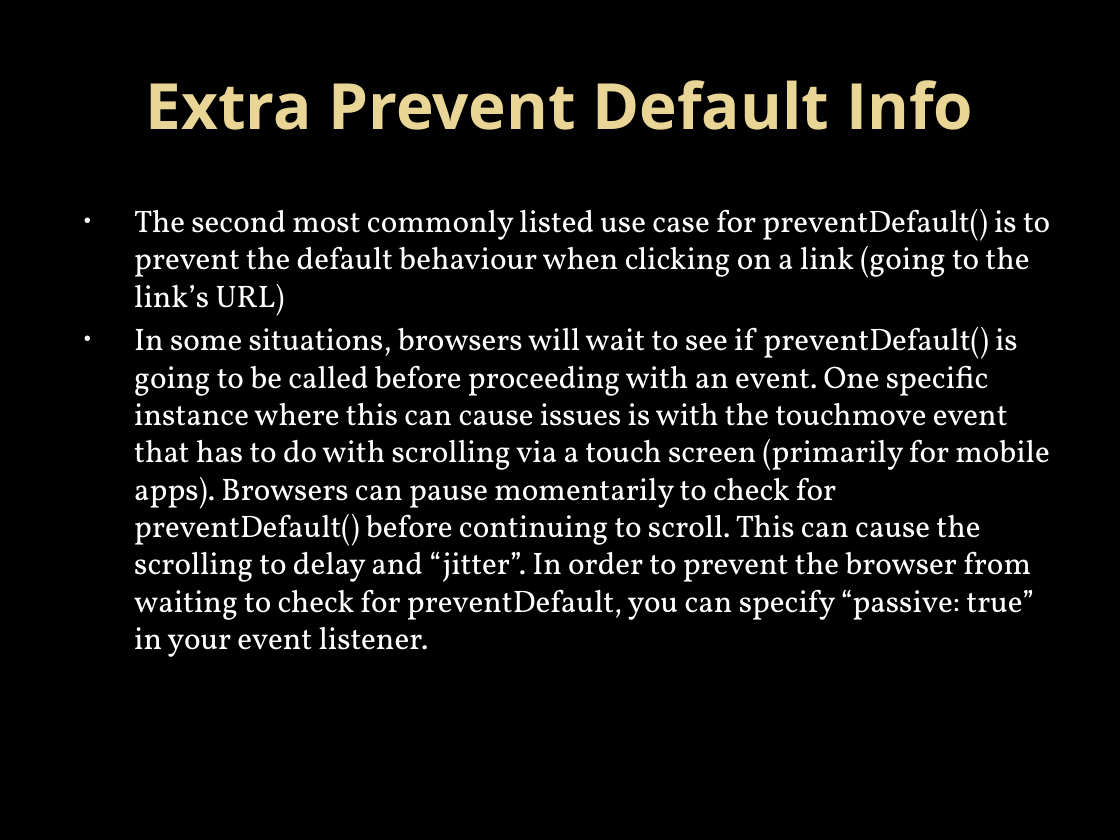
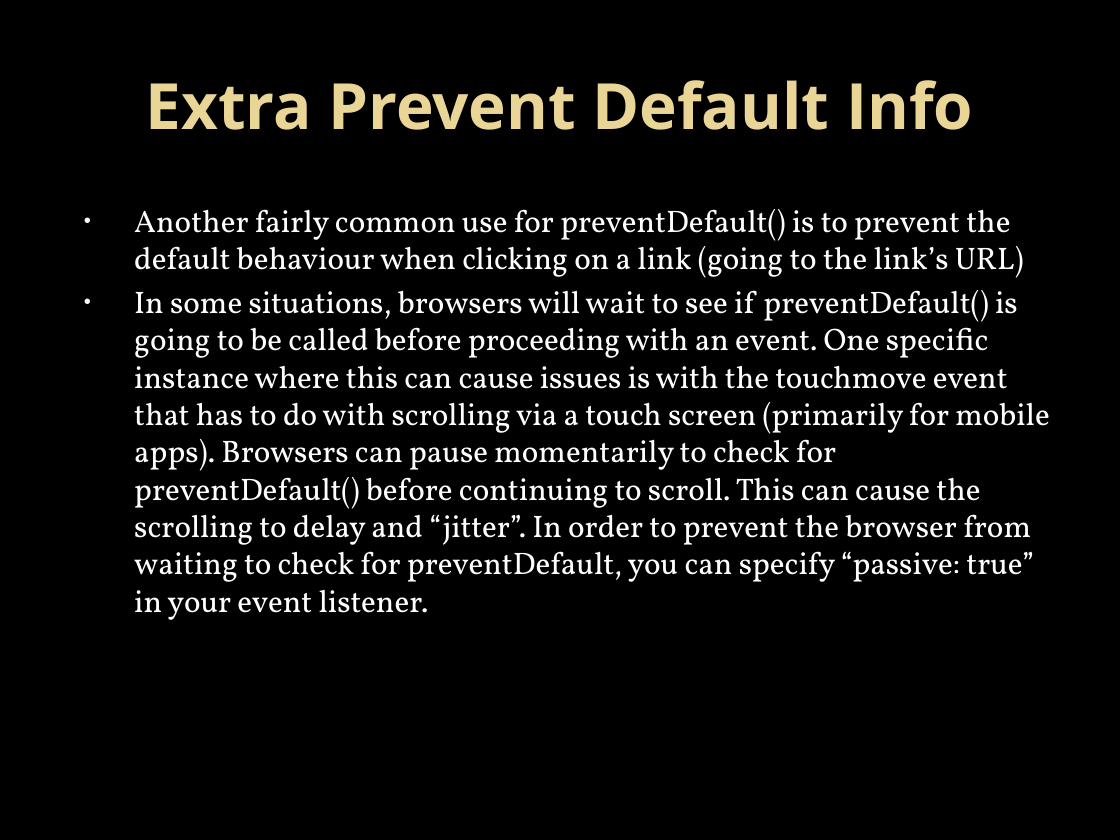
Before and after one commit to nhopfe/cohort3, a slide deck: slide 6 of Handling Events in React.pptx (slide 8 before the commit). Drawn at 1120x840 pixels with LibreOffice and Linux fonts; fonts in the diff are those of the drawing; background and template pictures are left out. Boxes give left, top, right and bottom in pixels: in the first picture for what was removed or moved away, otherwise in the second. Text is boxed around its words. In the diff, an @@ line names an element or a change of style, - is before the commit and + after.

```diff
--- a/Handling Events in React.pptx
+++ b/Handling Events in React.pptx
@@ text at (x1=134, y1=209, x2=1024, y2=278): text changed @@
-• The second most commonly listed use case for preventDefault() is to prevent the default behaviour when clicking on a link (going to the link’s URL)
+• Another fairly common use for preventDefault() is to prevent the default behaviour when clicking on a link (going to the link’s URL)
```
Also in this commit, not shown: 6 other slides changed, 4 slides added, 3 slides removed.
